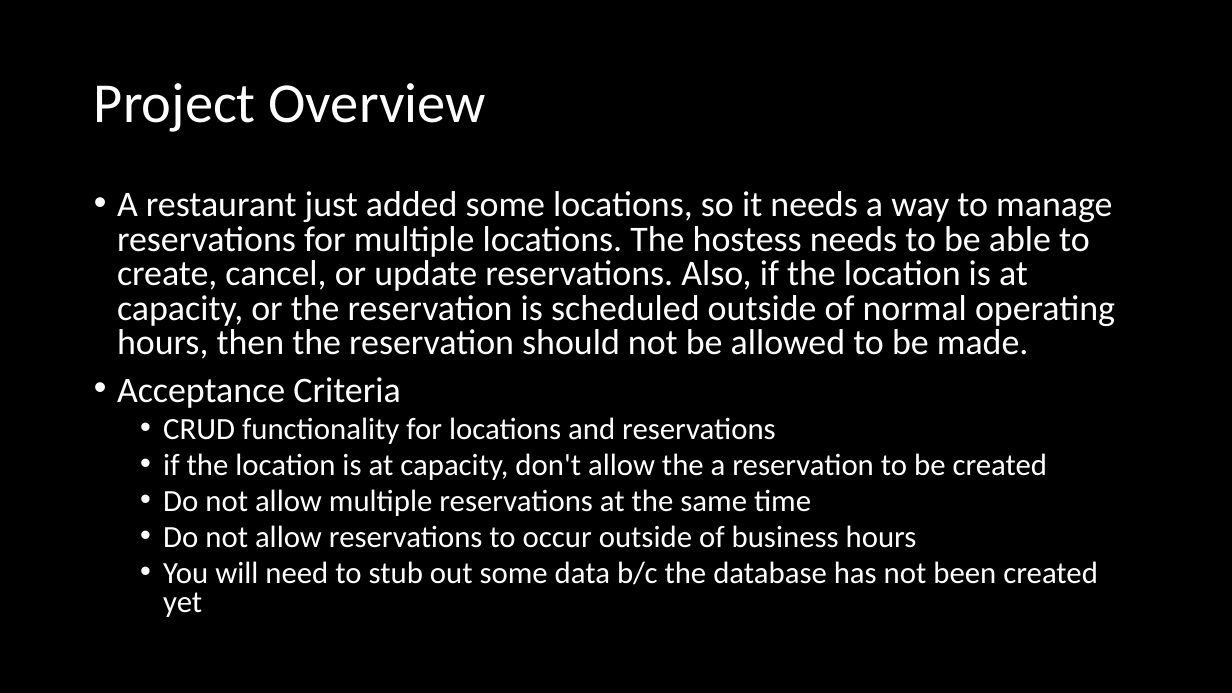
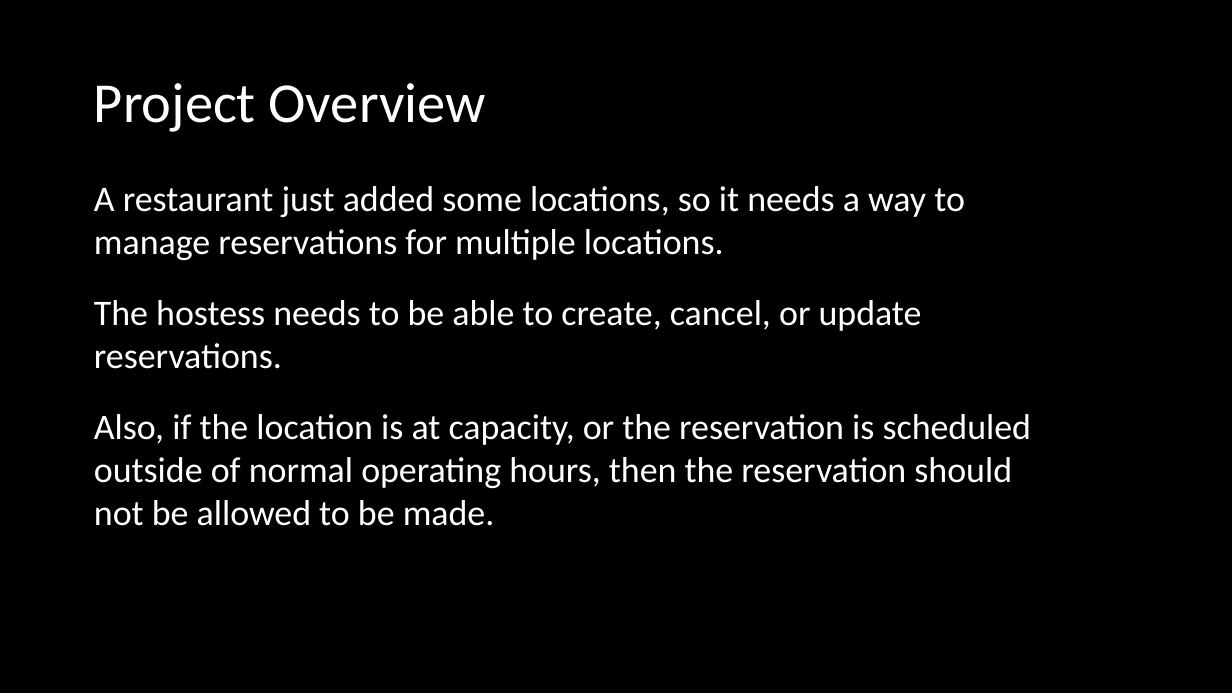
Before and after one commit to Luke4Parker/ReservationSystem, a slide deck: slide 2 of ReservationSystem/ReservationSystem/Reservation System.pptx. Drawn at 1232x693 pixels with LibreOffice and Linux fonts; fonts in the diff are those of the drawing; background and template pictures are left out. Boxes give left, top, right and bottom in pixels: in the first picture for what was removed or moved away, otherwise in the second. Text is boxed around its words. In the diff, an @@ line names an element or a change of style, - is before the commit and + after.

```diff
--- a/ReservationSystem/ReservationSystem/Reservation System.pptx
+++ b/ReservationSystem/ReservationSystem/Reservation System.pptx
@@ text at bbox=[94, 186, 1032, 526]: text changed @@
-• A restaurant just added some locations, so it needs a way to manage reservations for multiple locations. The hostess needs to be able to create, cancel, or update reservations. Also, if the location is at capacity, or the reservation is scheduled outside of normal operating hours, then the reservation should not be allowed to be made.
-• Acceptance Criteria
-  • CRUD functionality for locations and reservations
-  • if the location is at capacity, don't allow the a reservation to be created
-  • Do not allow multiple reservations at the same time
-  • Do not allow reservations to occur outside of business hours
-  • You will need to stub out some data b/c the database has not been created yet
+A restaurant just added some locations, so it needs a way to manage reservations for multiple locations.
+The hostess needs to be able to create, cancel, or update reservations.
+Also, if the location is at capacity, or the reservation is scheduled outside of normal operating hours, then the reservation should not be allowed to be made.
```
Also in this commit, not shown: 11 other slides changed, 2 slides added, 1 slide removed, 4 other files.
